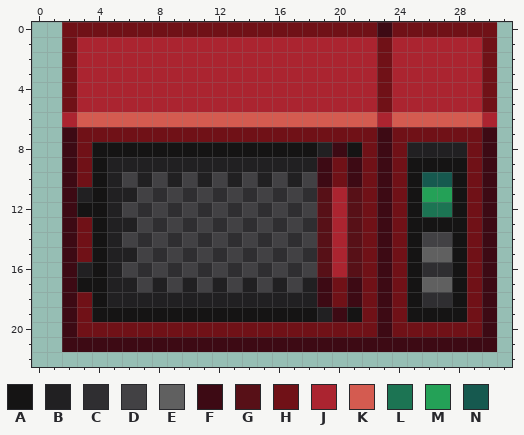
One commit to this pixel-art sprite: Resources/Textures/Structures/Machines/microwave_syndie.rsi/mw.png. The first picture shows the starting point.
The file is 32x32 pixels. Shown: x 0..31, y 0..22.
Palette (. is transparent): A #151414  B #212022  C #2f2e31  D #424144  E #606060  F #3d0a14  G #571017  H #701117  J #ab2430  K #d45b50  L #1c7453  M #24a157  N #16594f
Pixels before, first column x 2:
 0 HHHHHHHHHHHHHHHHHHHHHFHHHHHHH
 1 HJJJJJJJJJJJJJJJJJJJJHJJJJJJH
 2 HJJJJJJJJJJJJJJJJJJJJHJJJJJJH
 3 HJJJJJJJJJJJJJJJJJJJJHJJJJJJH
 4 HJJJJJJJJJJJJJJJJJJJJHJJJJJJH
 5 HJJJJJJJJJJJJJJJJJJJJHJJJJJJH
 6 JKKKKKKKKKKKKKKKKKKKKJKKKKKKJ
 7 FHHHHHHHHHHHHHHHHHHHHFHHHHHHF
 8 FHAAAAAAAAAAAAAAABFAHFHBBBBHF
 9 FHABBBBBBBBBBBBBBFHFHFHAAAAHF
10 FHABDBDBDBDBDBDBDFHFHFHANNAHF
11 FBABBDCDCDCDCDCDCGJGHFHAMMAHF
12 FAABDCDCDCDCDCDCDGJGHFHALLAHF
13 FHABBDCDCDCDCDCDCGJGHFHAAAAHF
14 FHABDCDCDCDCDCDCDGJGHFHADDAHF
15 FHABBDCDCDCDCDCDCGJGHFHAEEAHF
16 FBABDCDCDCDCDCDCDGJGHFHACCAHF
17 FAABBDBDBDBDBDBDBFHFHFHAEEAHF
18 FHABBBBBBBBBBBBBBFHFHFHACCAHF
19 FHAAAAAAAAAAAAAAABFAHFHAAAAHF
20 FHHHHHHHHHHHHHHHHHHHHFHHHHHHF
21 FFFFFFFFFFFFFFFFFFFFFFFFFFFFF
New version:
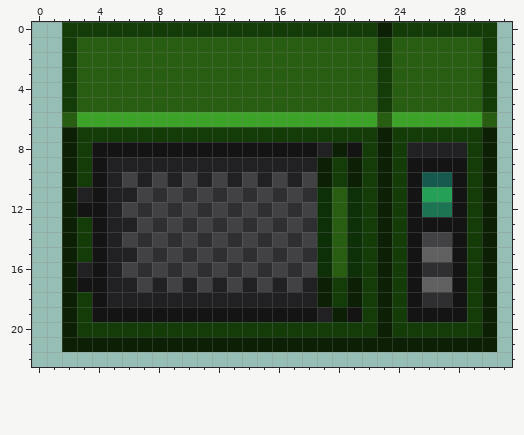
What changed:
{"colour":"F","old":"#3d0a14","new":"#0c2005"}
{"colour":"G","old":"#571017","new":"#0d3009"}
{"colour":"H","old":"#701117","new":"#133c09"}
{"colour":"J","old":"#ab2430","new":"#285d12"}
{"colour":"K","old":"#d45b50","new":"#3da228"}
